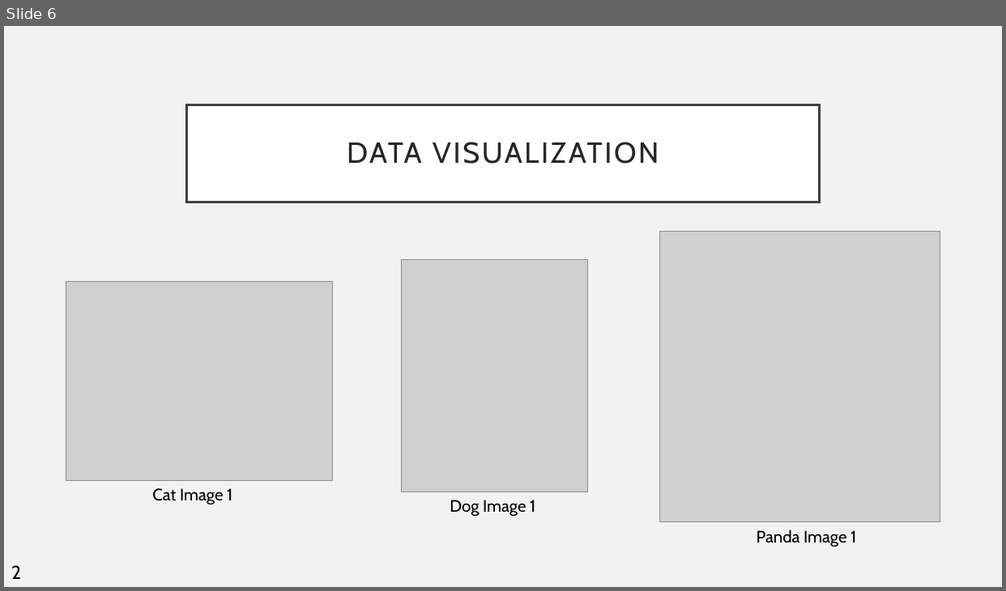
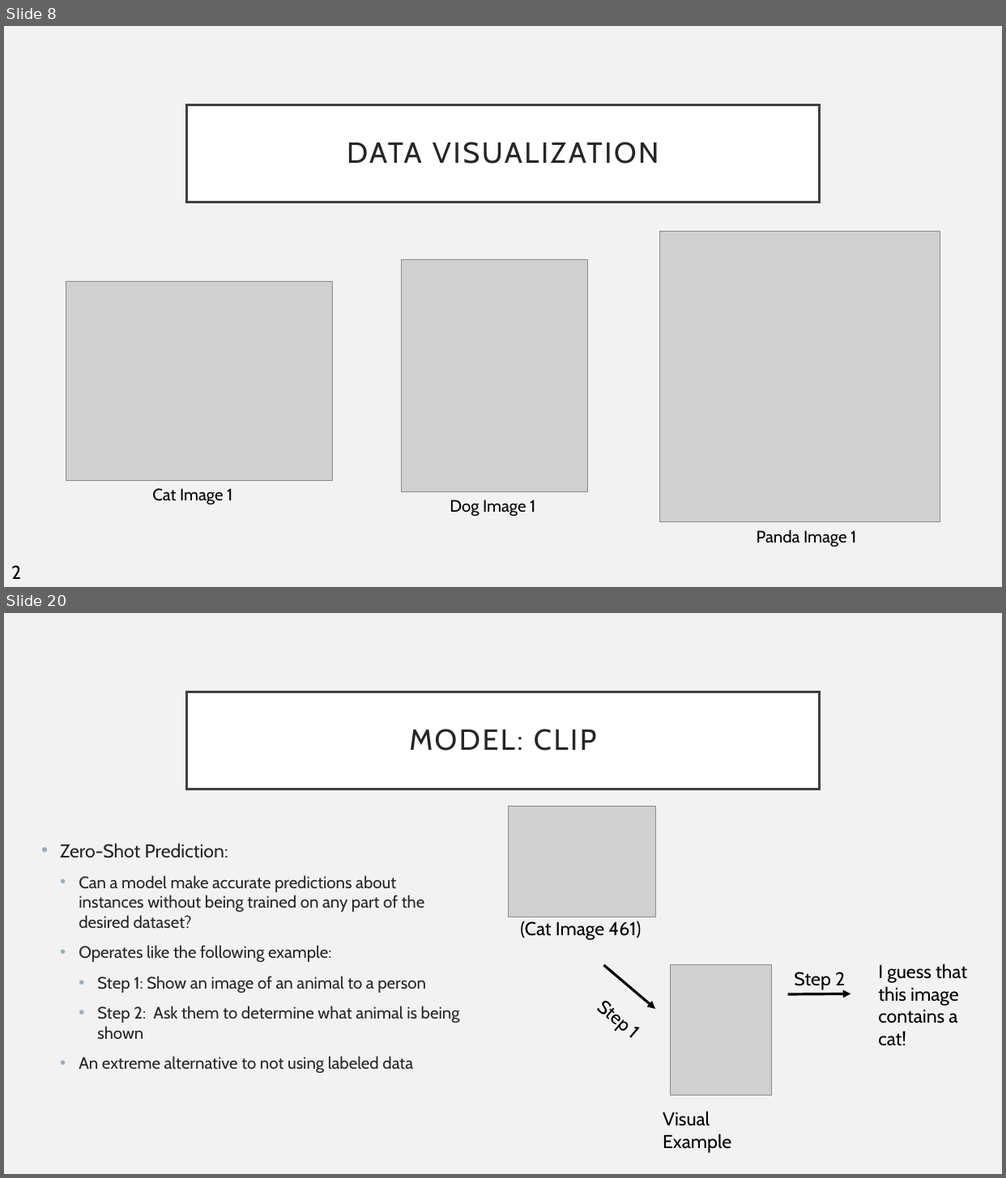
Before and after one commit to EZRA-DVLPR/MachineLearning-Comp542, a slide deck: group_proj/presentations/FinalPresentation.pptx. Shown one above the other, each under a label of ours: slide 6 before the commit, slides 8 and 20 after it; the slides between them are not shown. The pictures are 1006x591 and 1006x1178 pixels, drawn with LibreOffice and Linux fonts; fonts in the diff are those of the drawing; grey boxes stand for pictures. Boxes give left, top, right and bottom in pixels: in the first picture for what was removed or moved away, otherwise in the second. Text is boxed around its words. In the diff, an @@ line names an element or a change of style, - is before the commit and + after.

```diff
--- a/group_proj/presentations/FinalPresentation.pptx
+++ b/group_proj/presentations/FinalPresentation.pptx
@@ slide 20 added at box(4, 613, 1002, 1174), background #F2F2F2 @@
@@ title added at box(187, 692, 819, 789), fill #FFFFFF, outline #404040 2.5 pt, 28 pt, text #262626 @@
+MODEL: CLIP
@@ picture added at box(509, 806, 655, 917) @@
@@ text added at box(60, 843, 460, 1073), 16 pt, text #262626 @@
+• Zero-Shot Prediction:
+  • Can a model make accurate predictions about instances without being trained on any part of the desired dataset?
+  • Operates like the following example:
+    • Step 1: Show an image of an animal to a person
+    • Step 2: Ask them to determine what animal is being shown
+  • An extreme alternative to not using labeled data
@@ text added at box(520, 921, 641, 940), 18 pt, text #000000 @@
+(Cat Image 461)
@@ arrow added from (603, 965) to (655, 1009), #000000 2.5 pt @@
@@ picture added at box(671, 965, 772, 1096) @@
@@ text added at box(794, 972, 845, 990), 18 pt, text #000000 @@
+Step 2
@@ text added at box(878, 964, 967, 1046), 18 pt, text #000000 @@
+I guess that this image contains a cat!
@@ arrow added from (788, 995) to (850, 994), #000000 2.5 pt @@
@@ text added at box(628, 1025, 633, 1038), 18 pt, text #000000 @@
+Step 1
@@ text added at box(663, 1111, 731, 1153), 18 pt, text #000000 @@
+Visual Example
@@ what was slide 6 is now slide 8 @@
```
Also in this commit, not shown: 9 slides changed, 29 other slides added, 4 slides removed, 1 other file.
